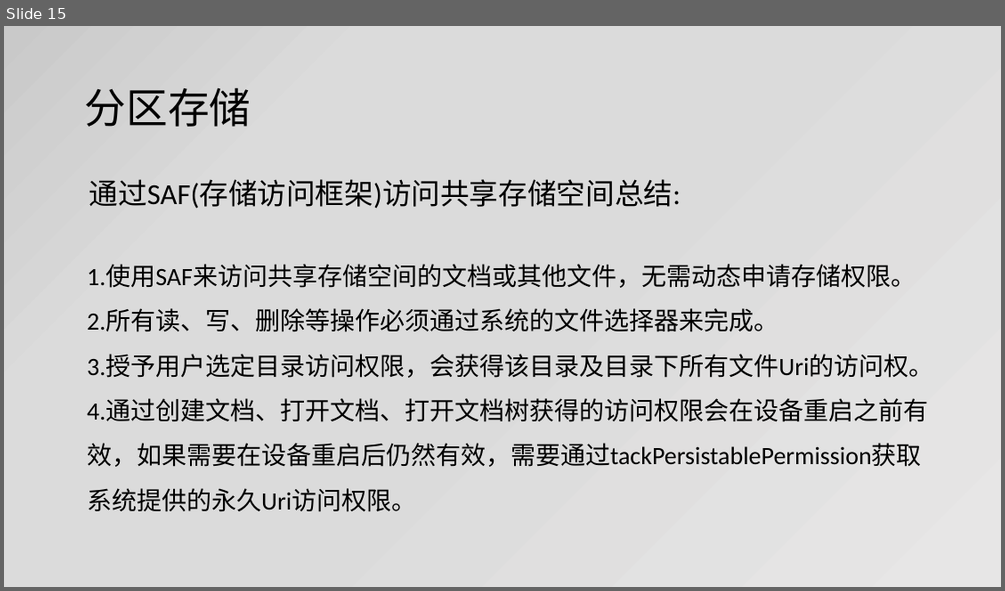
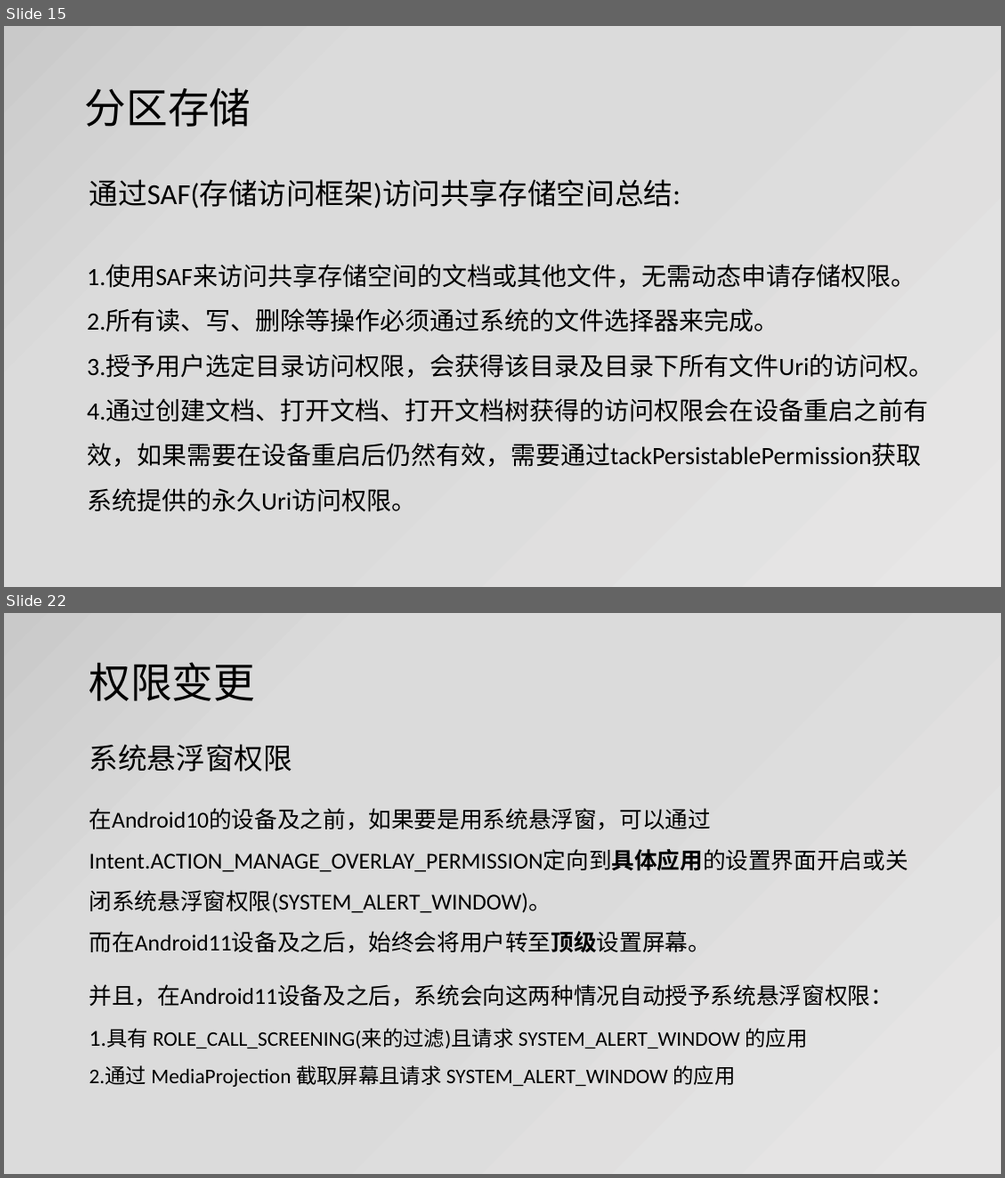
Before and after one commit to jianjunxiao/Adaptation, a slide deck: Android10、11适配.pptx. Shown one above the other, each under a label of ours: slide 15 before the commit, slides 15 and 22 after it; the slides between them are not shown. The pictures are 1005x591 and 1005x1178 pixels, drawn with LibreOffice and Linux fonts; fonts in the diff are those of the drawing. Boxes give left, top, right and bottom in pixels: in the first picture for what was removed or moved away, otherwise in the second. Text is boxed around its words. In the diff, an @@ line names an element or a change of style, - is before the commit and + after.

```diff
--- a/Android10、11适配.pptx
+++ b/Android10、11适配.pptx
@@ slide 22 added at <box>4,613,1001,1174</box>, background gradient #E7E6E6 to #DBDBDB to #C9C9C9 @@
@@ title added at <box>89,662,256,701</box>, 40 pt, text #000000 @@
+权限变更
@@ text added at <box>89,744,292,771</box>, 28 pt, text #000000 @@
+系统悬浮窗权限
@@ text added at <box>89,808,908,1086</box>, 22 pt, text #000000 @@
+在Android10的设备及之前，如果要是用系统悬浮窗，可以通过Intent.ACTION_MANAGE_OVERLAY_PERMISSION定向到具体应用的设置界面开启或关闭系统悬浮窗权限(SYSTEM_ALERT_WINDOW)。
+而在Android11设备及之后，始终会将用户转至顶级设置屏幕。
+并且，在Android11设备及之后，系统会向这两种情况自动授予系统悬浮窗权限：
+1.具有 ROLE_CALL_SCREENING(来的过滤)且请求 SYSTEM_ALERT_WINDOW 的应用
+2.通过 MediaProjection 截取屏幕且请求 SYSTEM_ALERT_WINDOW 的应用
```
Also in this commit, not shown: 3 slides changed, 8 other slides added, 12 other files.
